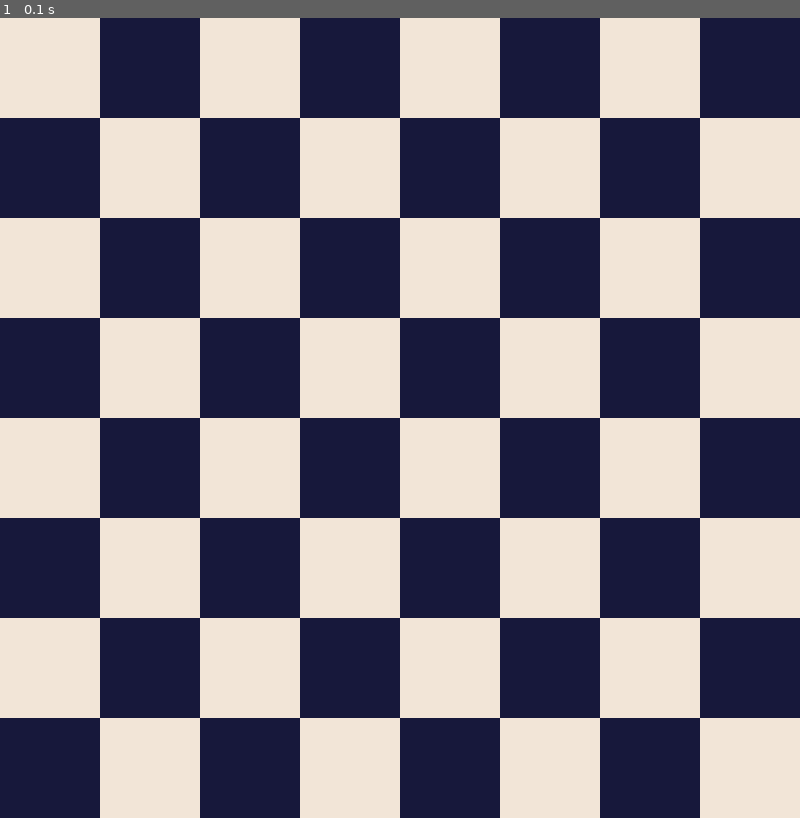
Above: before the commit, frame 1.
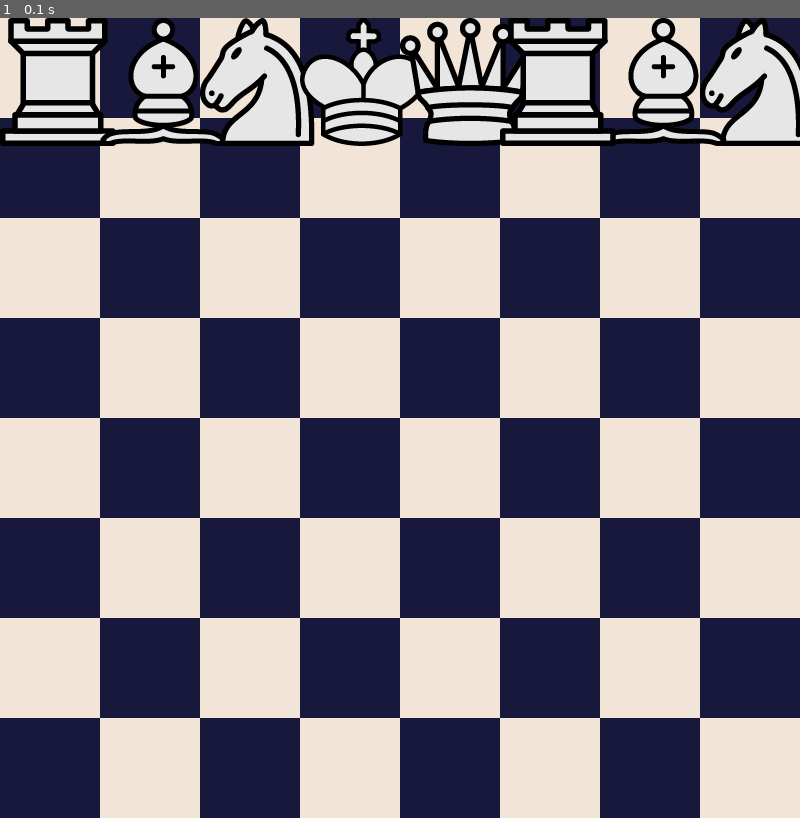
Above: after the commit, the same moment.

Repository: tib-source/Chess_pygame
Game: pygame game, started from main.py
The game is run twice, just before and just after one commit, with the same random seed, the same clock (stepped at 60 frames per second) and the same inputs.
Inputs:
- Up to frame 1 (0.1 s): no input

The runs differ from the first frame. In frame 1, 8.7% of the frame differs, in the area x 0-100%, y 0-16%.

Commit message:
Got images to render on the screen

Diff:
--- a/Chess/board.py
+++ b/Chess/board.py
@@ -1,5 +1,6 @@
 import pygame
 from .peice import *
+from .spot import Spot
 from .constants import (
     WIDTH,
     BOARD_LENGTH,
@@ -10,37 +11,54 @@
 class Board:
     def __init__(self) -> None:
         self.SQUARE = WIDTH//BOARD_LENGTH
-        self.board = [[]for _ in range(8)]
-        self.gameBoard = [[() for col in range(1, BOARD_LENGTH+1)]for row in range(1, BOARD_LENGTH+1)]
+        self.board = [[] for _ in range(8)]
+        self.gameBoard = [[(col, row) for col in range(0, BOARD_LENGTH)]for row in range(0, BOARD_LENGTH)]
+
 
     def drawBoard(self,screen):
         for x in range(BOARD_LENGTH):
             for y in range(x%2,BOARD_LENGTH,2):
                 pygame.draw.rect(screen, WHITE, pygame.Rect(x*SQUARE,y*SQUARE,SQUARE,SQUARE))
 
-    def create_board(self):
+    def create_board(self,screen):
         #WHITE
-        Rook_0_White =      Rook( self.gameBoard[0][0][0] , self.gameBoard[0][0][1] , "White" )
-        Bishop_0_White =    Bishop( self.gameBoard[0][1][0] , self.gameBoard[0][1][1] , "White" )
-        Knight_0_White =    Knight( self.gameBoard[0][2][0] , self.gameBoard[0][2][1] , "White" )
-        King_0_White =      King( self.gameBoard[0][3][0] , self.gameBoard[0][3][1] , "White" )
-        Queen_0_White =     Queen( self.gameBoard[0][4][0] , self.gameBoard[0][4][1] , "White" )
-        Knight_0_White =    Knight( self.gameBoard[0][7][0] , self.gameBoard[0][7][1] , "White" )
-        Bishop_0_White =    Bishop( self.gameBoard[0][6][0] , self.gameBoard[0][6][1] , "White" )
-        Rook_0_White =      Rook( self.gameBoard[0][5][0] , self.gameBoard[0][5][1] , "White" )
+        Rook_0_White =   Rook( self.gameBoard[0][0][0] , self.gameBoard[0][0][1] , "White" )
+        Bishop_0_White = Bishop( self.gameBoard[0][1][0] , self.gameBoard[0][1][1] , "White" )
+        Knight_0_White = Knight( self.gameBoard[0][2][0] , self.gameBoard[0][2][1] , "White" )
+        King_0_White =   King( self.gameBoard[0][3][0] , self.gameBoard[0][3][1] , "White" )
+        Queen_0_White =  Queen( self.gameBoard[0][4][0] , self.gameBoard[0][4][1] , "White" )
+        Knight_1_White = Knight( self.gameBoard[0][7][0] , self.gameBoard[0][7][1] , "White" )
+        Bishop_1_White = Bishop( self.gameBoard[0][6][0] , self.gameBoard[0][6][1] , "White" )
+        Rook_1_White =   Rook( self.gameBoard[0][5][0] , self.gameBoard[0][5][1] , "White" )
+
+        wh_list = [
+            Rook_0_White,
+            Bishop_0_White,
+            Knight_0_White,
+            King_0_White,
+            Queen_0_White,
+            Knight_1_White,
+            Bishop_1_White,
+            Rook_1_White
+        ]
+
+        for i, x in enumerate(wh_list):
+            x.draw(x.color, screen)
+            self.board[0].append( Spot( 0*SQUARE, i*SQUARE, x ))
 
 
         Pawn_0_White = Rook(self.gameBoard[0][0][0], self.gameBoard[0][1][0],"White")
 
         #BLACK
-        Rook_0_White =      Rook( self.gameBoard[0][0][0] , self.gameBoard[0][0][1] , "White" )
-        Bishop_0_White =    Rook( self.gameBoard[0][1][0] , self.gameBoard[0][1][1] , "White" )
-        Knight_0_White =    Rook( self.gameBoard[0][2][0] , self.gameBoard[0][2][1] , "White" )
-        King_0_White =      Rook( self.gameBoard[0][3][0] , self.gameBoard[0][3][1] , "White" )
-        Queen_0_White =     Rook( self.gameBoard[0][4][0] , self.gameBoard[0][4][1] , "White" )
-        Knight_0_White =    Rook( self.gameBoard[0][7][0] , self.gameBoard[0][7][1] , "White" )
-        Bishop_0_White =    Rook( self.gameBoard[0][6][0] , self.gameBoard[0][6][1] , "White" )
-        Rook_0_White =      Rook( self.gameBoard[0][5][0] , self.gameBoard[0][5][1] , "White" )
+        Rook_0_Black =      self.board[7].append ( Spot( 7*SQUARE, 0*SQUARE, (Rook( self.gameBoard[7][0][0] , self.gameBoard[7][0][1] , "White" ) ) ) )
+        Bishop_0_Black =    self.board[7].append ( Spot( 7*SQUARE, 1*SQUARE, (Bishop( self.gameBoard[7][1][0] , self.gameBoard[7][1][1] , "Black" ) ) ) )
+        Knight_0_Black =    self.board[7].append ( Spot( 7*SQUARE, 2*SQUARE, (Knight( self.gameBoard[7][2][0] , self.gameBoard[7][2][1] , "Black" ) ) ) )
+        King_0_Black =      self.board[7].append ( Spot( 7*SQUARE, 3*SQUARE, (King( self.gameBoard[7][3][0] , self.gameBoard[7][3][1] , "Black" ) ) ) )
+        Queen_0_Black =     self.board[7].append ( Spot( 7*SQUARE, 4*SQUARE, (Queen( self.gameBoard[7][4][0] , self.gameBoard[7][4][1] , "Black" ) ) ) )
+        Knight_1_Black =    self.board[7].append ( Spot( 7*SQUARE, 5*SQUARE, (Knight( self.gameBoard[7][7][0] , self.gameBoard[7][7][1] , "Black" ) ) ) )
+        Bishop_1_Black =    self.board[7].append ( Spot( 7*SQUARE, 6*SQUARE, (Bishop( self.gameBoard[7][6][0] , self.gameBoard[7][6][1] , "Black" ) ) ) )
+        Rook_1_Black =      self.board[7].append ( Spot( 7*SQUARE, 7*SQUARE, (Rook( self.gameBoard[7][5][0] , self.gameBoard[7][5][1] , "Black" ) ) ) )
+
 
 
 
--- a/Chess/peice.py
+++ b/Chess/peice.py
@@ -1,9 +1,8 @@
 import pygame
-from .spot import Spot
-from .constants import SQUARE, ASSETS_DIR
+from .constants import SQUARE
 import os
 class Piece():
-    def __init__(self, row:int, col:int, color:str) -> None:
+    def __init__(self, col:int, row:int, color:str) -> None:
         self.killed = False
         self.color = color
         self.row = row
@@ -13,7 +12,6 @@
         self.x:int
         self.y:int
         self.getPos()
-        self.draw()
 
     def setWhite(self):
         self.white = True
@@ -22,20 +20,22 @@
         self.killed = True
 
     def getPos(self):
-        self.x = self.col*SQUARE - SQUARE//2
-        self.y = self.row*SQUARE - SQUARE//2
+        self.x = self.col*SQUARE
+        self.y = self.row*SQUARE
 
-    def draw(self, window, color):
+    def draw(self, color, screen):
         if self.image == None:
-            self.image = pygame.image.load(os.path.join(ASSETS_DIR,f"{self.name.upper()}_{color.upper()}.png"))
-        self.rect = self.image.get_rect(self.x,self.y)
+            self.image = pygame.image.load(f"asset\\{self.name.upper()}_{color.upper()}.png").convert_alpha()
+        screen.blit(self.image, pygame.Rect(self.x, self.y, 10 ,10 ))
+        pygame.display.update()
 
 class King(Piece):
-    def __init__(self,rol,col,color) -> None:
-        super.__init__(rol,col,color)
+    def __init__(self,row,col,color) -> None:
+        super(King, self).__init__(row,col,color)
         self.isCastled = False
+        self.name = "King"
 
-    def canMove(self, start:Spot, end:Spot) -> bool:
+    def canMove(self, start:object, end:object) -> bool:
         # TODO: write the conditions for a stalements and what not
         if end.Piece.white == self.white:
             return False
@@ -58,44 +58,44 @@
 
 class Queen(Piece):
     def __init__(self,row,col,color) -> None:
-        super.__init__(row,col,color)
+        super(Queen, self).__init__(row,col,color)
         self.name = "Queen"
-    def canMove(self, board:object, start:Spot, end:Spot) -> bool:
+    def canMove(self, board:object, start:object, end:object) -> bool:
         pass
 
 
 class Knight(Piece):
     def __init__(self,row,col,color) -> None:
-        super.__init__(row,col,color)
+        super(Knight, self).__init__(row,col,color)
         self.name = "Knight"
 
-    def canMove(self, board:object, start:Spot, end:Spot):
+    def canMove(self, board:object, start:object, end:object):
         pass
 
 
 
 class Bishop(Piece):
     def __init__(self,row,col,color) -> None:
-        super.__init__(row,col,color)
+        super(Bishop, self).__init__(row,col,color)
         self.name = "Bishop"
 
-    def canMove(self, board:object, start:Spot, end:Spot):
+    def canMove(self, board:object, start:object, end:object):
         pass
 
 
 
 class Rook(Piece):
     def __init__(self,row,col,color) -> None:
-        super.__init__(row,col,color)
+        super(Rook, self).__init__(row,col,color)
         self.name = "Rook"
 
-    def canMove(self, board:object, start:Spot, end:Spot):
+    def canMove(self, board:object, start:object, end:object):
         pass
 
 
 class Pawn(Piece):
     def __init__(self, row,col, color) -> None:
-        super.__init__(row,col,color)
+        super(Pawn, self).__init__(row,col,color)
         self.name = "Pawn"
         self.firstMove = True
 
@@ -103,7 +103,7 @@
         self.firstMove = False
         pass
 
-    def canMove(self, board:object, start:Spot, end:Spot):
+    def canMove(self, board:object, start:object, end:object):
         y  = end.y - start.x
         if self.firstMove == True:
             if end.Piece:
--- a/Chess/spot.py
+++ b/Chess/spot.py
@@ -1,6 +1,6 @@
 class Spot:
-    def __init__(self,x:int, y:int, Piece:object) -> None:
-        self.Piece = Piece
+    def __init__(self,x:int, y:int, piece:object) -> None:
+        self.Piece = piece
         self.x = x
         self.y = y
 
--- a/main.py
+++ b/main.py
@@ -1,7 +1,7 @@
 from Chess.board import Board
 import pygame
 from Chess.constants import *
-
+import pprint
 # Game Logic
 
 """
@@ -36,7 +36,11 @@
     screen.fill(BLACK)
     board = Board()
     board.drawBoard(screen)
-
+    board.create_board(screen)
+    pp = pprint.PrettyPrinter(indent=1)
+    pp.pprint(board.gameBoard)
+    pp.pprint(board.board[0][1].x)
+    pp.pprint(board.board[0][1].y)
     pygame.display.flip()
     run = True
     while run:
Not shown, changed: .gitignore
